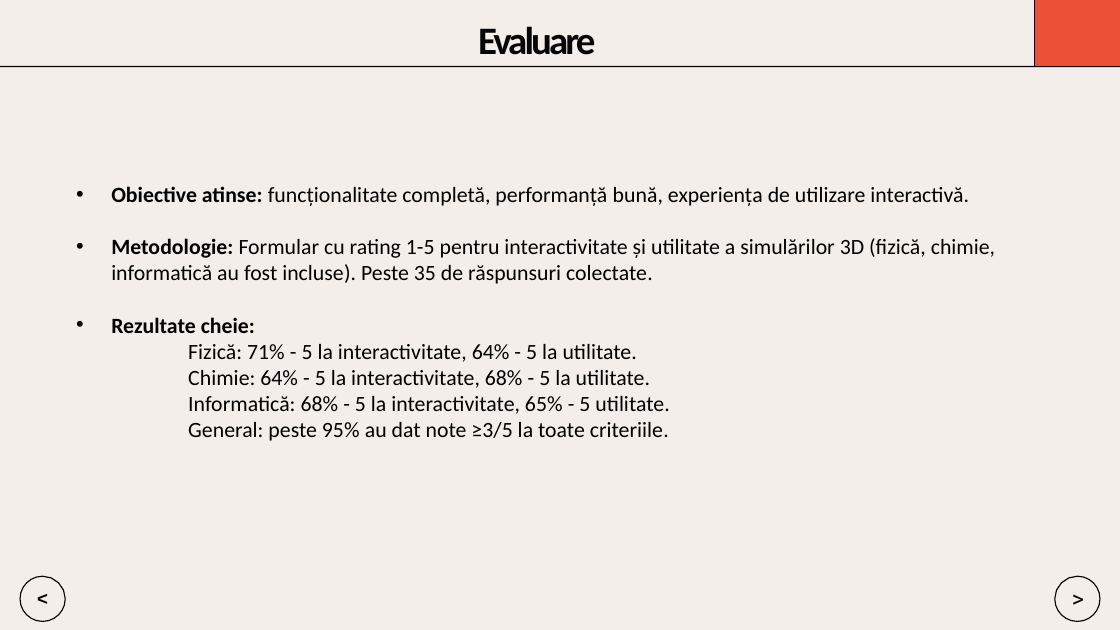
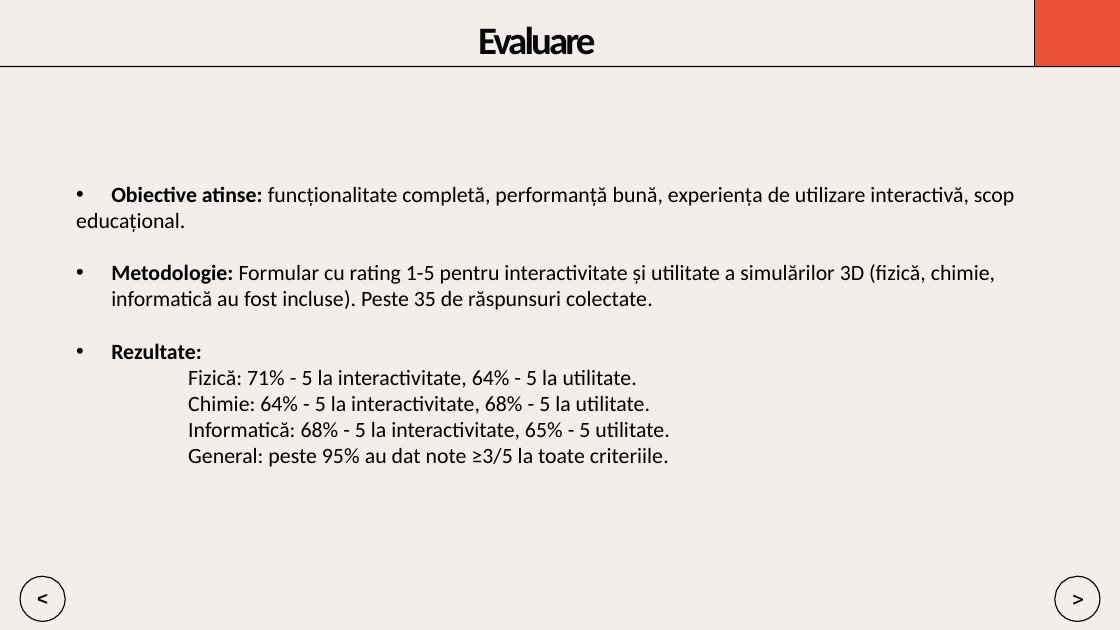
Before and after one commit to Dragomir1401/VisioScience-3D, a slide deck: slide 13 of Roadmap/scss/Prezentare_Final_Dragomir_Andrei.pptx. Drawn at 1120x630 pixels with LibreOffice and Linux fonts; fonts in the diff are those of the drawing. Boxes give left, top, right and bottom in pixels: in the first picture for what was removed or moved away, otherwise in the second. Text is boxed around its words. In the diff, an @@ line names an element or a change of style, - is before the commit and + after.

```diff
--- a/Roadmap/scss/Prezentare_Final_Dragomir_Andrei.pptx
+++ b/Roadmap/scss/Prezentare_Final_Dragomir_Andrei.pptx
@@ text at (x1=76, y1=186, x2=1014, y2=232): text changed @@
-• Obiective atinse: funcționalitate completă, performanță bună, experiența de utilizare interactivă.
+• Obiective atinse: funcționalitate completă, performanță bună, experiența de utilizare interactivă, scop
+educațional.
@@ text at (x1=111, y1=343, x2=202, y2=359): text changed @@
-• Rezultate cheie:
+• Rezultate:
```
Also in this commit, not shown: 6 other slides changed.
